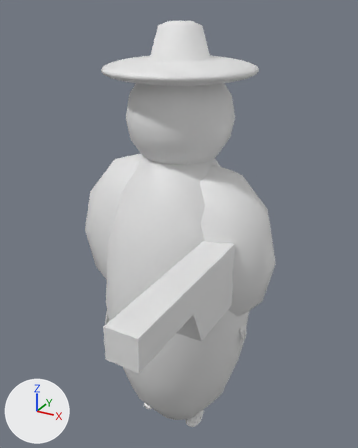
What one commit did to the COLLADA model objects3d/operative_propagator.dae.
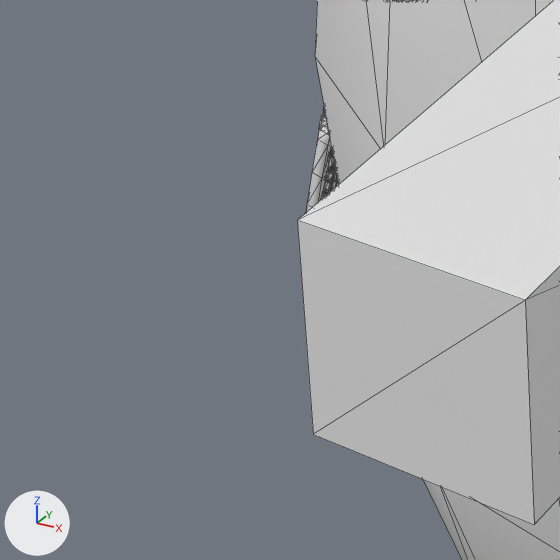
Each version appears first whole from a camera (50 mm lens) standing at (23.0, -41.7, 45.4) and looking at (1.4, -2.4, 25.8), and next in a close-up on the part from 16% to 40% of the width and 65% to 85% of the height. Arrows for +X, +Y and +Z are at lower left; the lights stay in place. The close-ups show mesh edges as thin lines. Materials are left out; every surface is plain grey. Where no turn or scale is listed for an object, it has been applied to the vertices. Vertices at the same position are counted once.

Names of what the first close-up shows: 'Gun', 'Icon', 'Pistol'.
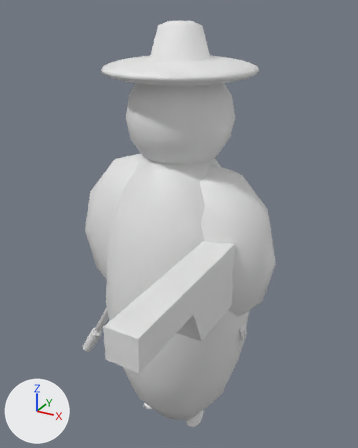
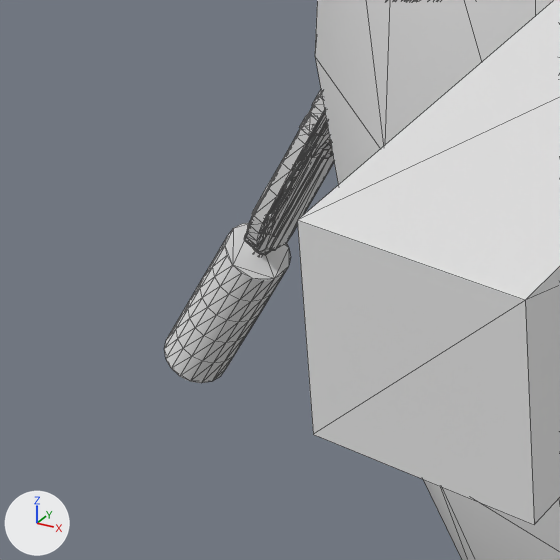
Where the newer file only moved an object's origin or applied its transform, the numbers keep the older frame.

Pixel boxes [x1, y1, x2, y2] of what changed, in the close-ups (560 x 560 px; the box of a moved part takes in the faces that stretch with it):
'Silencer', added: after [164, 223, 291, 383]
'Gun', reshaped, turned, moved: before [306, 108, 337, 212]; after [244, 93, 334, 256]
'Pistol', mesh turned: before [319, 113, 338, 198]; after [249, 90, 333, 236]
part 1 of me_pistolmesh, moved or reshaped: before [319, 113, 338, 198]; after [249, 90, 333, 236]

Edits to the bpy script that builds the scene:
```text
Change me_pistolmesh:
    used by ob_pistol; location = (-8.29, -0.69, 11.99)
    remove me_pistolmesh.from_pydata(...)  # 733 vertices, 1379 faces; spans x -1.04..1.04, y -2.04..2.09, z -3.7..3.08
    add me_pistolmesh.from_pydata(...)  # 733 vertices, 1379 faces; spans x -2.32..1.28, y -2.15..1.99, z -3.35..2.78
    me_pistolmesh part 1: the whole mesh is turned 14.7 degrees about the y axis through its middle, then moved by (-0.55, -0.11, 0.05)
    me_pistolmesh part 2: the surface is now shaded flat
Change me_gunmesh:
    where me_gunmesh.from_pydata(...)  # 925 vertices, 1705 faces; spans x -1.41..1.41, y -2.23..2.23, z -5.0..5.0
    used by ob_gun; parent = ob_hand1; location = (-0.278, 0.199, -1.858)
    me_gunmesh part 3: the whole mesh is multiplied about its middle by the matrix ((0.967, 0.0, 0.254), (0.254, 0.0, -0.967), (0.0, 1.0, 0.0))
Add me_silencermesh:
    me_silencermesh.from_pydata(...)  # 108 vertices, 212 faces; spans x -2.34..0.57, y -0.64..0.64, z -3.39..0.33
Change ob_center:
    ob_center.rotation_euler: (0.0, 0.0, 0.0) -> (-1.571, 0.0, 0.0)  # degrees (0, 0, 0) -> degrees (-90, 0, 0)
Change ob_torso:
    ob_torso.location: (-0.0957, 0.416, 5.842) -> (-0.0957, -5.842, 0.416)
Change ob_uparm1:
    ob_uparm1.location: (-3.001, 0.576, 1.324) -> (-3.001, -1.324, 0.576)
Change ob_lowarm1:
    ob_lowarm1.location: (-1.755, -0.388, -2.738) -> (-1.755, 2.738, -0.388)
Change ob_hand1:
    ob_hand1.location: (-2.859, -1.257, -4.174) -> (-2.269, 2.922, -0.586)
Change ob_gun:
    ob_gun.location: (-0.278, 0.199, -1.858) -> (-1.233, 3.159, -0.578)
Add ob_silencer:
    ob_silencer = bpy.data.objects.new('Silencer', me_silencermesh)
    ob_silencer.location = (-10.75, -1.5, 8.19)
```
